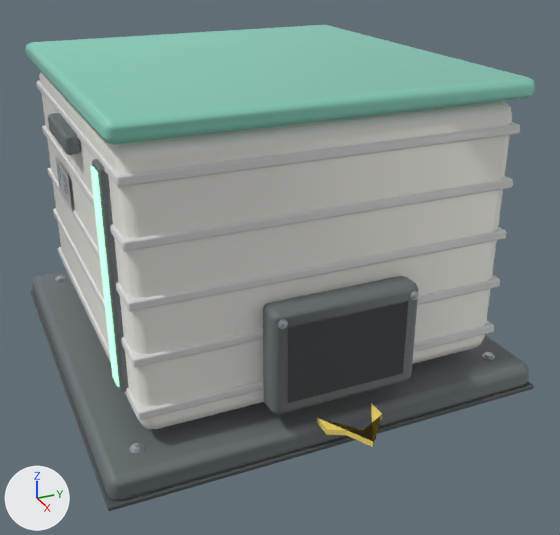
Before and after pictures for a commit that changed the glTF model assets/modelos/estaciones/almacen.glb.
The view is the same before and after, from a 50 mm camera at (1.573, -0.638, 0.961) aimed at (0.163, -0.003, 0.256). Arrows for +X, +Y and +Z are at lower left; the lights stay in place. The first picture is the older version. Where no turn or scale is listed for an object, it has been applied to the vertices. Vertices at exactly the same position are counted once.

The first picture shows 'boca_salida_flecha', 'boca_salida_hueco', 'boca_salida_marco', 'boca_salida_torn1_arandela', 'boca_salida_torn1_cabeza', 'contenedor', 'nervio0', 'nervio1', 'nervio2', 'nervio3', 'nervio4', 'tapa', 'ventana_marco', 'zocalo', 'zocalo_goma' and 6 more.
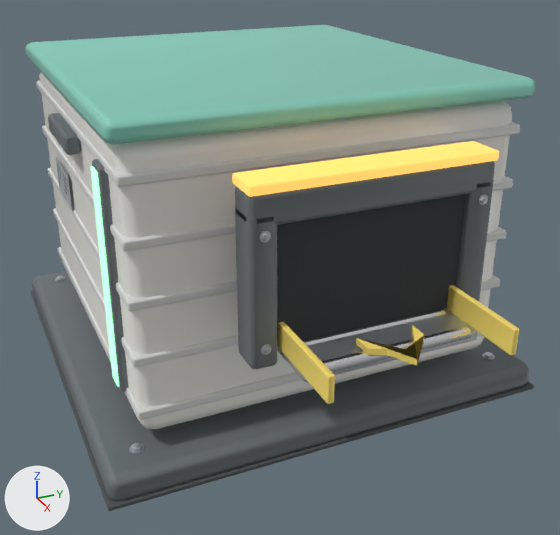
The change, as a diff of the scene's bpy script:
```diff
--- a/assets/modelos/estaciones/almacen.glb.py
+++ b/assets/modelos/estaciones/almacen.glb.py
@@ me_cube_014 @@
-me_cube_014.from_pydata(...)  # 8 vertices, 12 faces; spans x -0.032..0.032, y -0.125..0.125, z -0.08..0.08
+me_cube_014.from_pydata(...)  # 8 vertices, 12 faces; spans x -0.15..0.15, y -0.18..0.18, z -0.11..0.11
+# me_cube_014 part 1: the whole mesh is scaled about its middle by (4.62, 1.44, 1.38)
 me_cube_014.materials.append(mat_negro_mate)
@@ ob_boca_salida_flecha @@
 ob_boca_salida_flecha = bpy.data.objects.new('boca_salida_flecha', me_boca_salida_flecha)
-ob_boca_salida_flecha.location = (0.52, 0.0, 0.062)
+ob_boca_salida_flecha.location = (0.64, 0.0, 0.302)
@@ ob_boca_salida_hueco @@
 ob_boca_salida_hueco = bpy.data.objects.new('boca_salida_hueco', me_cube_014)
-ob_boca_salida_hueco.location = (0.44, 0.0, 0.21)
+ob_boca_salida_hueco.location = (0.39, 0.0, 0.41)
@@ ob_boca_salida_marco @@
-ob_boca_salida_marco = bpy.data.objects.new('boca_salida_marco', me_cube_013)
@@ ob_boca_salida_torn1_arandela @@
 ob_boca_salida_torn1_arandela = bpy.data.objects.new('boca_salida_torn1_arandela', me_cylinder_010)
-ob_boca_salida_torn1_arandela.location = (0.473, 0.137, 0.3)
+ob_boca_salida_torn1_arandela.location = (0.557, -0.205, 0.51)
@@ ob_boca_salida_torn1_cabeza @@
 ob_boca_salida_torn1_cabeza = bpy.data.objects.new('boca_salida_torn1_cabeza', me_cylinder_011)
-ob_boca_salida_torn1_cabeza.location = (0.476, 0.137, 0.3)
+ob_boca_salida_torn1_cabeza.location = (0.56, -0.205, 0.51)
@@ ob_boca_salida_torn11_cabeza @@
+ob_boca_salida_torn11_cabeza = bpy.data.objects.new('boca_salida_torn11_cabeza', me_cylinder_011.copy())  # the mesh of ob_boca_salida_torn1_cabeza
+ob_boca_salida_torn11_cabeza.location = (0.56, 0.205, 0.51)
@@ ob_boca_salida_rodillo1 @@
+ob_boca_salida_rodillo1 = bpy.data.objects.new('boca_salida_rodillo1', me_cylinder_009_1)  # 60 vertices, 116 faces; spans x -0.011..0.011, y -0.155..0.155, z -0.012..0.012; in mat_cromo (white #edeff1)
+ob_boca_salida_rodillo1.location = (0.545, 0.0, 0.292)
@@ ob_boca_salida_rodillo0 @@
+ob_boca_salida_rodillo0 = bpy.data.objects.new('boca_salida_rodillo0', me_cylinder_009_1.copy())
+ob_boca_salida_rodillo0.location = (0.62, 0.0, 0.292)
@@ ob_boca_salida_marco_sup @@
+ob_boca_salida_marco_sup = bpy.data.objects.new('boca_salida_marco_sup', me_cube_013_1)  # 56 vertices, 108 faces; spans x -0.035..0.035, y -0.23..0.23, z -0.03..0.03; in mat_grafito (grey #6c7376)
+ob_boca_salida_marco_sup.location = (0.52, 0.0, 0.55)
@@ ob_boca_salida_marco_lat1 @@
+ob_boca_salida_marco_lat1 = bpy.data.objects.new('boca_salida_marco_lat1', me_cube_015_1)  # 56 vertices, 108 faces; spans x -0.035..0.035, y -0.025..0.025, z -0.14..0.14; in mat_grafito (grey #6c7376)
+ob_boca_salida_marco_lat1.location = (0.52, 0.205, 0.41)
@@ ob_boca_salida_marco_lat_1 @@
+ob_boca_salida_marco_lat_1 = bpy.data.objects.new('boca_salida_marco_lat-1', me_cube_015_1.copy())
+ob_boca_salida_marco_lat_1.location = (0.52, -0.205, 0.41)
@@ ob_boca_salida_guia1 @@
+ob_boca_salida_guia1 = bpy.data.objects.new('boca_salida_guia1', me_cube_020_1)  # 56 vertices, 108 faces; spans x -0.1..0.1, y -0.006..0.006, z -0.025..0.025; in mat_amarillo (yellow #f9df6f)
+ob_boca_salida_guia1.location = (0.62, 0.17, 0.32)
@@ ob_boca_salida_guia_1 @@
+ob_boca_salida_guia_1 = bpy.data.objects.new('boca_salida_guia-1', me_cube_020_1.copy())
+ob_boca_salida_guia_1.location = (0.62, -0.17, 0.32)
@@ ob_boca_salida_franja @@
+ob_boca_salida_franja = bpy.data.objects.new('boca_salida_franja', me_cube_017_1)  # 56 vertices, 108 faces; spans x -0.036..0.036, y -0.23..0.23, z -0.009..0.009; in mat_franja_sale (orange #ffc461, glowing orange #e7b157)
+ob_boca_salida_franja.location = (0.52, 0.0, 0.585)
@@ ob_boca_salida_bandeja @@
+ob_boca_salida_bandeja = bpy.data.objects.new('boca_salida_bandeja', me_cube_018_1)  # 56 vertices, 108 faces; spans x -0.21..0.21, y -0.17..0.17, z -0.01..0.01; in mat_metal (light grey #ced4da)
+ob_boca_salida_bandeja.location = (0.42, 0.0, 0.288)
```

Changed parts and their boxes (x1, y1, x2, y2) in the pictures (560 x 535 px):
'boca_salida_hueco', moved, rescaled: before (288, 301, 408, 403); after (277, 194, 466, 347)
'boca_salida_marco', deleted: before (263, 276, 418, 414)
'boca_salida_marco_sup', added: after (235, 161, 495, 225)
'boca_salida_franja', added: after (232, 141, 499, 197)
'boca_salida_marco_lat-1', added: after (235, 210, 277, 369)
'boca_salida_bandeja', added: after (277, 308, 479, 382)
'boca_salida_marco_lat1', added: after (456, 180, 494, 302)
'boca_salida_guia1', added (yellow): after (446, 285, 519, 355)
'boca_salida_flecha', moved: before (317, 403, 382, 447); after (356, 325, 424, 366)
'boca_salida_guia-1', added (yellow): after (278, 322, 335, 404)
'boca_salida_rodillo0', added: after (322, 326, 472, 372)
'boca_salida_rodillo1', added: after (302, 308, 446, 346)
'boca_salida_torn1_cabeza', moved: before (412, 293, 418, 300); after (262, 233, 270, 241)
'boca_salida_torn1_arandela', moved: before (410, 291, 419, 300); after (259, 231, 271, 242)
'boca_salida_torn11_cabeza', added: after (481, 197, 488, 204)
